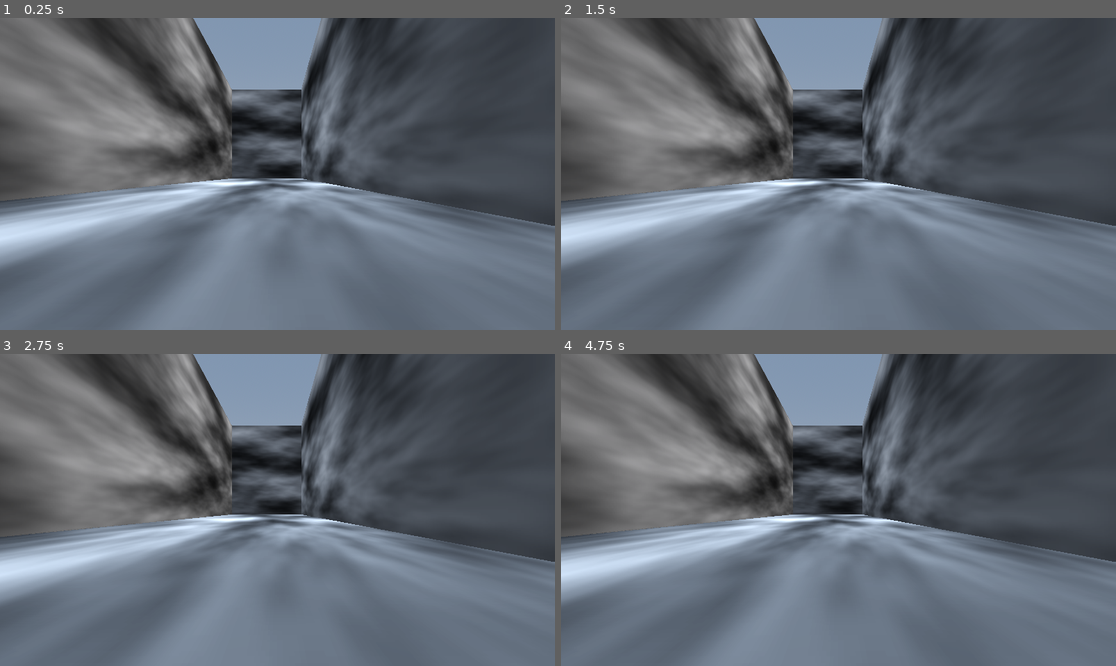
Above: before the commit, frames 1-4 (two rows, left to right).
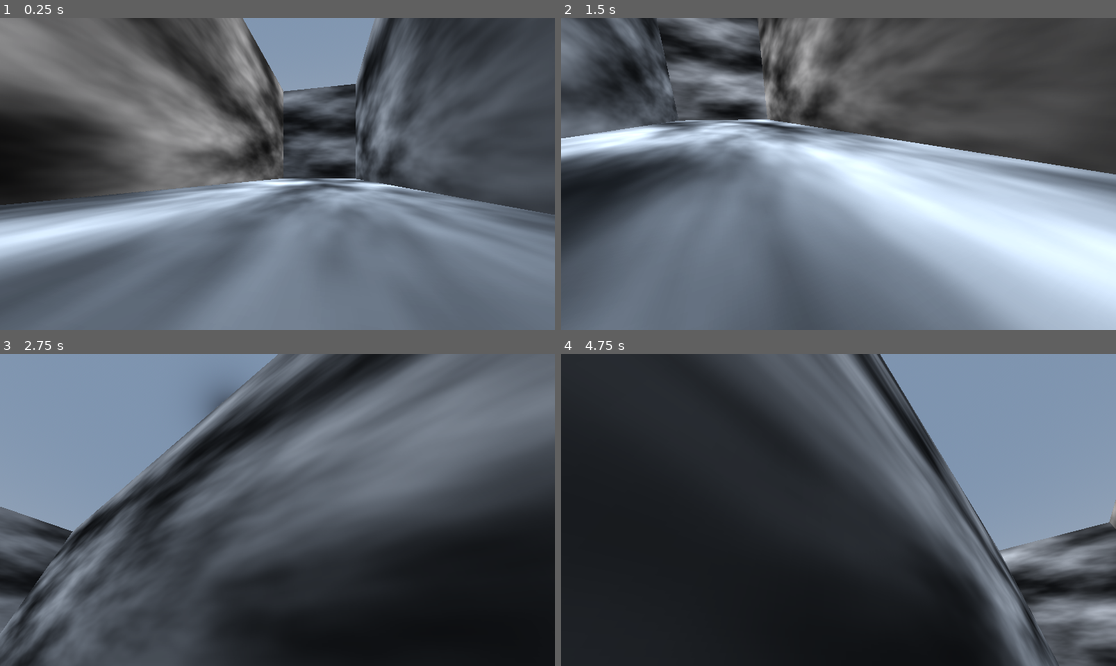
Above: after the commit, the same moments.

Repository: HyperGameDev/trouble-in-the-water
Game: Godot game, scene res://Scenes/main.tscn
The game is run twice, just before and just after one commit, with the same random seed, the same clock (stepped at 60 frames per second) and the same inputs.
Inputs (mouse positions are in pixels of both pictures, inside the frame that each line leads up to):
- Up to frame 1 (0.25 s): no input
- Up to frame 2 (1.5 s): tap Enter at 0.5 s; move the mouse to (960, 158) at 0.52 s; hold D (Right) 0.53-1.28 s; tap Space (Jump) at 0.77 s; move the mouse to (727, 189) at 1.27 s; hold S (Backward) from 1.28 s (still down)
- Up to frame 3 (2.75 s): tap Space (Jump) at 1.52 s; move the mouse to (333, 441) at 2.02 s; release S (Backward) at 2.03 s; hold D (Right) from 2.03 s (still down)
- Up to frame 4 (4.75 s): move the mouse to (810, 572) at 2.77 s; release D (Right) at 2.78 s; hold W (Forward) 2.78-3.53 s; tap Space (Jump) at 3.02, 3.77, 4.52 s; move the mouse to (1005, 556) at 3.52 s; hold A (Left) from 3.53 s (still down); move the mouse to (672, 463) at 4.27 s

The runs differ from the first frame. In frame 1, 41% of the frame differs, in the area x 0-100%, y 0-100%; in frame 2, 64%; in frame 3, 86%; in frame 4, 89%.
Error before the commit: Parse Error: Expected closing ")" after call arguments. (res://Scenes/character_body_3d.gd:46)

Commit message:
Fishing node added

Diff:
--- a/Scenes/character_body_3d.gd
+++ b/Scenes/character_body_3d.gd
@@ -1,7 +1,6 @@
 extends CharacterBody3D
 
 @onready var camera: Camera3D = %Camera3D
-
 
 const SPEED: float = 15.
 const JUMP_VELOCITY: float = 4.5
@@ -9,7 +8,7 @@
 const ROTATE_FACTOR: float = 500.
 const ROTATE_SPEED: float = 300.
 const ROTATE_CLAMP: float = 1.5
-#const ROTATE_VERTICAL
+const ROTATE_VERTICAL_CLAMP: float = .65
 
 func _physics_process(delta: float) -> void:
 	_handle_rotation()
@@ -34,13 +33,14 @@
 
 
 func _handle_rotation() -> void:
-	var vertical_rotation_raw: float = deg_to_rad(-MouseCanvas.mouse_relative.y/ROTATE_FACTOR * ROTATE_SPEED)
+	var vertical_rotation_raw: float = deg_to_rad(-MouseCanvas.mouse_offset.y * ROTATE_SPEED)
 	var horizontal_rotation_raw: float = deg_to_rad(-MouseCanvas.mouse_relative.x/ROTATE_FACTOR * ROTATE_SPEED)
 
 	var horizontal_rotation: float = horizontal_rotation_raw
 	var vertical_rotation: float = vertical_rotation_raw
 
 	global_rotation.y = horizontal_rotation #Horizontal rotation
-	camera.global_rotation.x = clamp(vertical_rotation, #Vertical rotation (camera)
+	camera.global_rotation.x = clamp(vertical_rotation, -ROTATE_VERTICAL_CLAMP,ROTATE_VERTICAL_CLAMP)
+	#camera.global_rotation.x = vertical_rotation
 
-	print(vertical_rotation)
+	#print(vertical_rotation)
--- a/Scenes/main.tscn
+++ b/Scenes/main.tscn
@@ -1,6 +1,7 @@
-[gd_scene load_steps=14 format=3 uid="uid://57e1m1qmfecs"]
+[gd_scene load_steps=16 format=3 uid="uid://57e1m1qmfecs"]
 
 [ext_resource type="Script" uid="uid://cgqobh3qfv48e" path="res://Scenes/character_body_3d.gd" id="1_jjgbg"]
+[ext_resource type="Script" uid="uid://bqs80hd40bifp" path="res://fisihing_node.gd" id="2_bo1nx"]
 
 [sub_resource type="ProceduralSkyMaterial" id="ProceduralSkyMaterial_7u77a"]
 sky_horizon_color = Color(0.662243, 0.671743, 0.686743, 1)
@@ -18,8 +19,6 @@
 
 [sub_resource type="CapsuleShape3D" id="CapsuleShape3D_jjgbg"]
 
-[sub_resource type="PlaneMesh" id="PlaneMesh_jjvhh"]
-
 [sub_resource type="WorldBoundaryShape3D" id="WorldBoundaryShape3D_kry3j"]
 
 [sub_resource type="PlaneMesh" id="PlaneMesh_21xkr"]
@@ -36,6 +35,11 @@
 [sub_resource type="StandardMaterial3D" id="StandardMaterial3D_hptm8"]
 albedo_texture = SubResource("NoiseTexture2D_ynf5e")
 
+[sub_resource type="CylinderMesh" id="CylinderMesh_jjgbg"]
+
+[sub_resource type="SphereShape3D" id="SphereShape3D_bo1nx"]
+radius = 2.524
+
 [node name="Node3D" type="Node3D"]
 
 [node name="WorldEnvironment" type="WorldEnvironment" parent="."]
@@ -51,6 +55,7 @@
 script = ExtResource("1_jjgbg")
 
 [node name="MeshInstance3D" type="MeshInstance3D" parent="CharacterBody3D"]
+visible = false
 mesh = SubResource("CapsuleMesh_8gbba")
 
 [node name="Camera3D" type="Camera3D" parent="CharacterBody3D"]
@@ -61,9 +66,6 @@
 shape = SubResource("CapsuleShape3D_jjgbg")
 
 [node name="StaticBody3D" type="StaticBody3D" parent="."]
-
-[node name="MeshInstance3D" type="MeshInstance3D" parent="StaticBody3D"]
-mesh = SubResource("PlaneMesh_jjvhh")
 
 [node name="CollisionShape3D" type="CollisionShape3D" parent="StaticBody3D"]
 shape = SubResource("WorldBoundaryShape3D_kry3j")
@@ -99,3 +101,24 @@
 mesh = SubResource("PlaneMesh_21xkr")
 skeleton = NodePath("../..")
 surface_material_override/0 = SubResource("StandardMaterial3D_hptm8")
+
+[node name="Fisihing_node" type="Area3D" parent="."]
+transform = Transform3D(1, 0, 0, 0, 1, 0, 0, 0, 1, 0, 0, 7.78995)
+script = ExtResource("2_bo1nx")
+
+[node name="MeshInstance3D" type="MeshInstance3D" parent="Fisihing_node"]
+mesh = SubResource("CylinderMesh_jjgbg")
+
+[node name="CollisionShape3D" type="CollisionShape3D" parent="Fisihing_node"]
+shape = SubResource("SphereShape3D_bo1nx")
+
+[node name="Label_Fish" type="Label3D" parent="Fisihing_node"]
+unique_name_in_owner = true
+transform = Transform3D(1, 0, 0, 0, 1, 0, 0, 0, 1, 0, 1.4968, 0)
+billboard = 2
+no_depth_test = true
+render_priority = 120
+outline_render_priority = 127
+text = "FISH (E)"
+font_size = 142
+outline_size = 9
--- /dev/null
+++ b/fisihing_node.gd
@@ -0,0 +1,19 @@
+extends Area3D
+
+@onready var label_fish: Label3D = %Label_Fish
+
+func _ready() -> void:
+	body_entered.connect(_on_body_entered)
+	body_exited.connect(_on_body_exited)
+
+func _on_body_entered(body) -> void:
+	if body is CharacterBody3D:
+		body.can_fish = true
+		body.current_node = self
+		label_fish.visible = true
+
+func _on_body_exited(body) -> void:
+	if body is CharacterBody3D:
+		body.can_fish = false
+		body.current_node = null
+		label_fish.visible = false
Not shown, added: Art/house.blend.import
Not shown, added: Art/lake.blend.import
Not shown, added: fisihing_node.gd.uid
